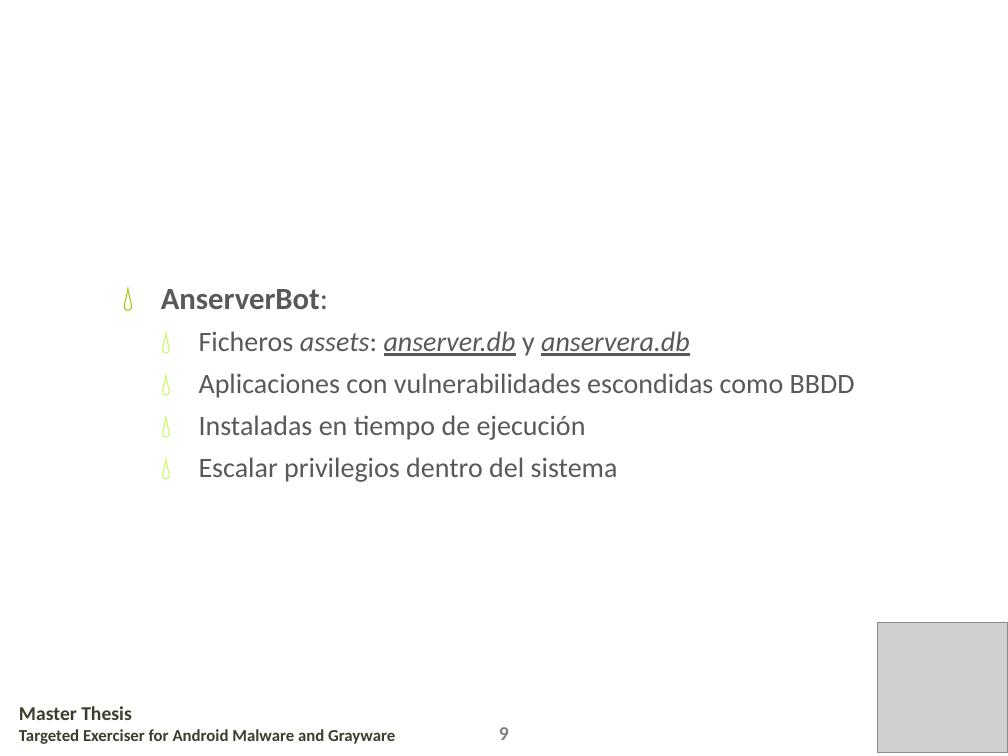
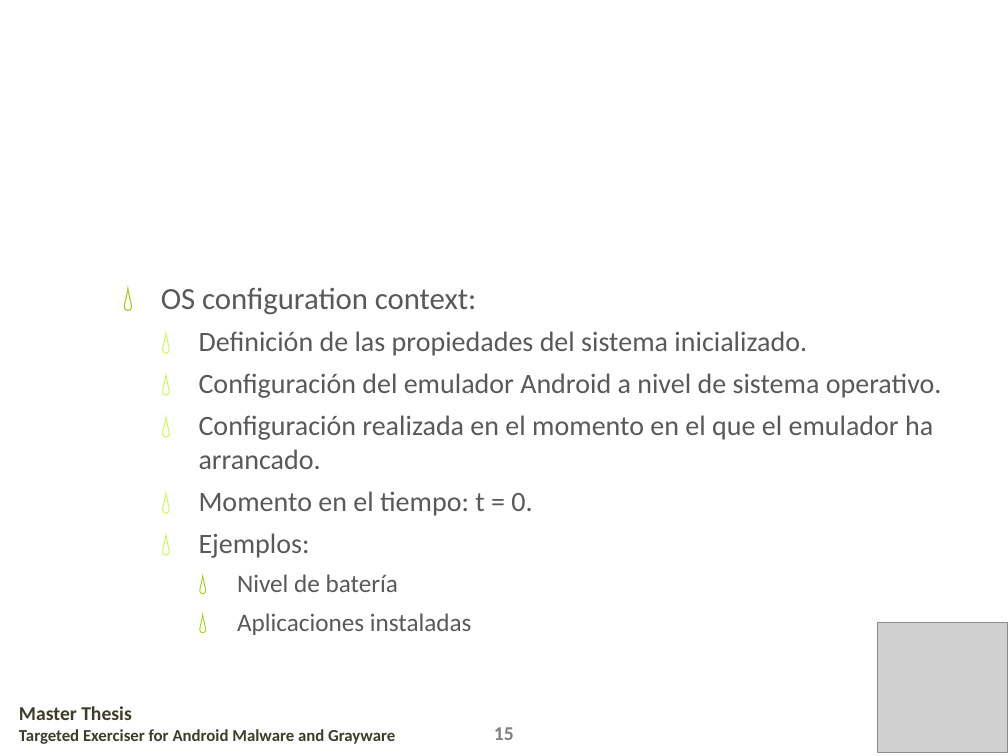
Before and after one commit to mariohhd/targetdroid-tfm, a slide deck: slide 15 of doc/tfm_presentacion.pptx (slide 9 before the commit). Drawn at 1008x756 pixels with LibreOffice and Linux fonts; fonts in the diff are those of the drawing; grey boxes stand for pictures; background and template pictures are left out. Boxes give left, top, right and bottom in pixels: in the first picture for what was removed or moved away, otherwise in the second. Text is boxed around its words. In the diff, an @@ line names an element or a change of style, - is before the commit and + after.

```diff
--- a/doc/tfm_presentacion.pptx
+++ b/doc/tfm_presentacion.pptx
@@ text at (161, 288, 942, 635): text changed @@
-💧 AnserverBot:
-  💧 Ficheros assets: anserver.db y anservera.db
-  💧 Aplicaciones con vulnerabilidades escondidas como BBDD
-  💧 Instaladas en tiempo de ejecución
-  💧 Escalar privilegios dentro del sistema
+💧 OS configuration context:
+  💧 Definición de las propiedades del sistema inicializado.
+  💧 Configuración del emulador Android a nivel de sistema operativo.
+  💧 Configuración realizada en el momento en el que el emulador ha arrancado.
+  💧 Momento en el tiempo: t = 0.
+  💧 Ejemplos:
+    💧 Nivel de batería
+    💧 Aplicaciones instaladas
@@ title at (375, 289, 477, 309): text changed; size 46 to 42 pt @@
-Análisis
-Estudio previo
-AnserverBot
+Extendiendo Targetdroid
+Behavioural User Language
+Context
@@ page number at (494, 727, 514, 740): text changed @@
-9
+15
```
Also in this commit, not shown: 14 other slides changed, 11 slides added, 8 slides removed, 1 other file.
